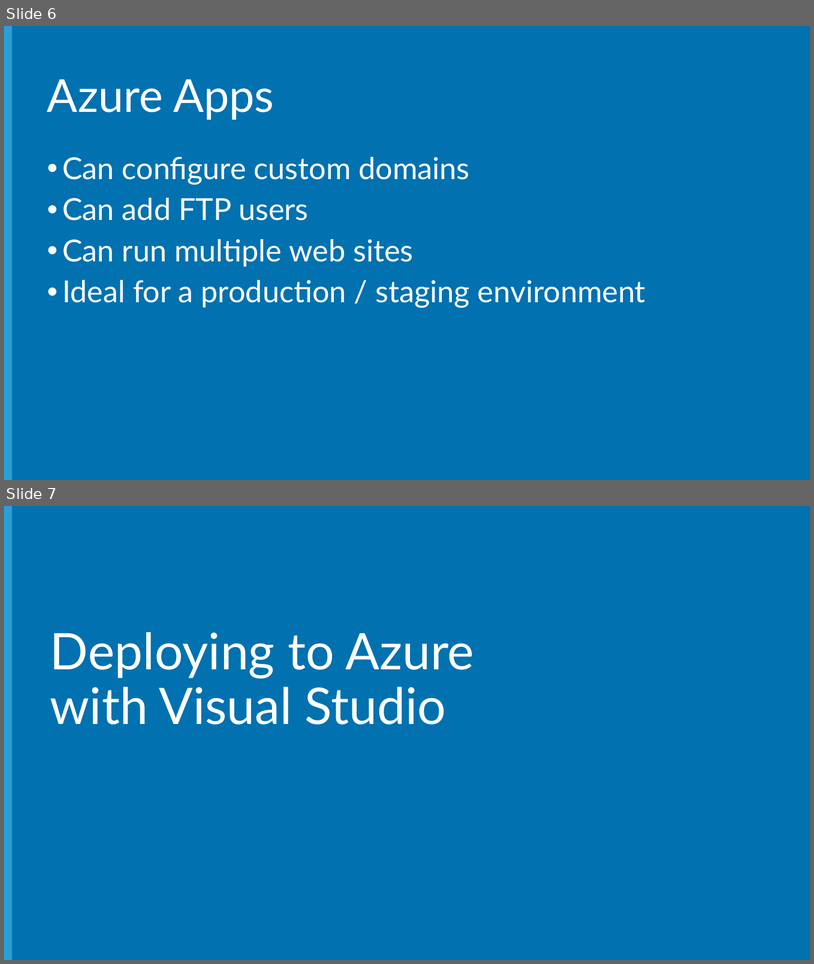
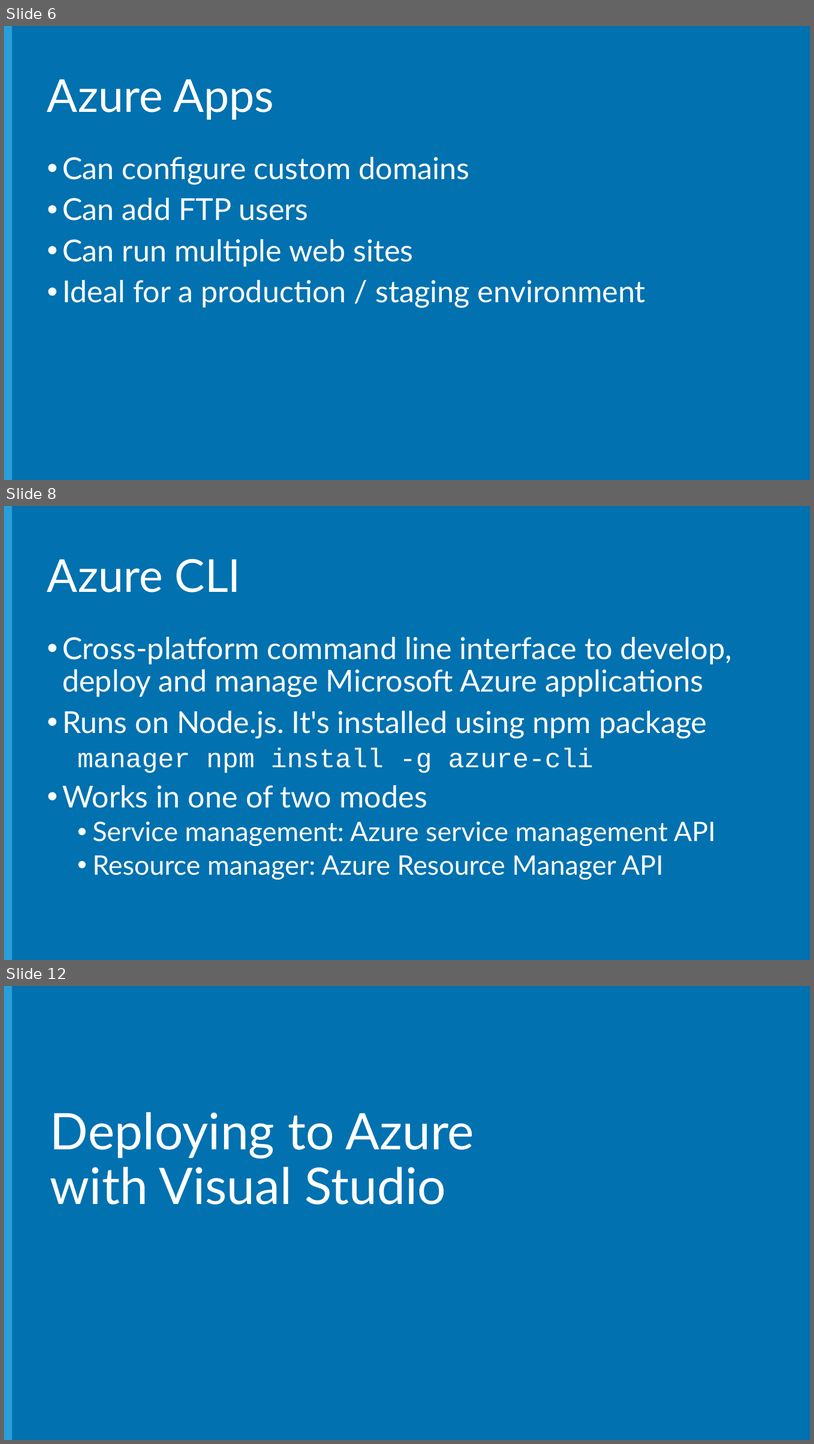
Before and after one commit to Microsoft-Web/NodeCamp, a slide deck: Presentation/AzureDeployAndDebug/AzureDeployAndDebug.pptx. Shown one above the other, each under a label of ours: slides 6 and 7 before the commit, slides 6, 8 and 12 after it; the slides between them are not shown. The pictures are 814x964 and 814x1444 pixels, drawn with LibreOffice and Linux fonts; fonts in the diff are those of the drawing; background and template pictures are left out. Boxes give left, top, right and bottom in pixels: in the first picture for what was removed or moved away, otherwise in the second. Text is boxed around its words. In the diff, an @@ line names an element or a change of style, - is before the commit and + after.

Commit message:
Added Provisioning step to AzureDeployAndDebug presentation

```diff
--- a/Presentation/AzureDeployAndDebug/AzureDeployAndDebug.pptx
+++ b/Presentation/AzureDeployAndDebug/AzureDeployAndDebug.pptx
@@ slide 8 added at bbox=[4, 506, 810, 960], background #0171B0; not listed: 1 template element that a slide beside it also shows @@
@@ title added at bbox=[47, 559, 241, 592], 54 pt, text #FFFFFF @@
+Azure CLI
@@ text added at bbox=[62, 637, 732, 880], 36 pt, text #FFFFFF @@
+• Cross-platform command line interface to develop, deploy and manage Microsoft Azure applications
+• Runs on Node.js. It's installed using npm package
+  manager npm install -g azure-cli
+• Works in one of two modes
+  • Service management: Azure service management API
+  • Resource manager: Azure Resource Manager API
@@ what was slide 7 is now slide 12 @@
```
Also in this commit, not shown: 2 slides changed, 4 other slides added, 1 other file.
